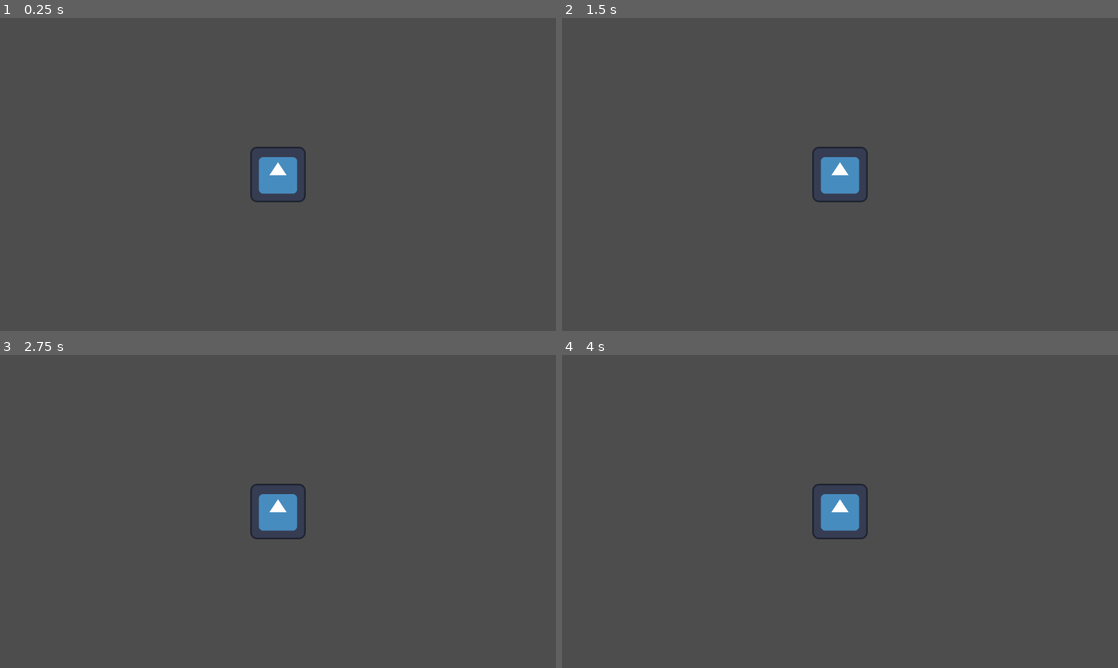
Above: before the commit, frames 1-4 (two rows, left to right).
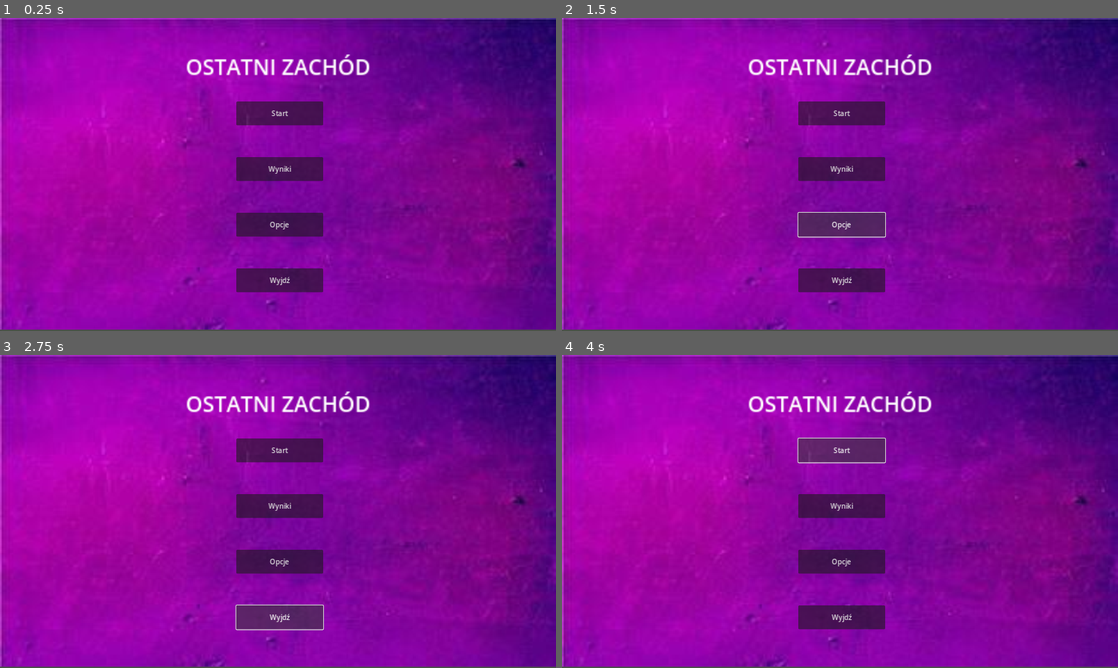
Above: after the commit, the same moments.

Repository: Piqulsky/hackathon
Game: Godot game, scene res://start_scene.tscn
The game is run twice, just before and just after one commit, with the same random seed, the same clock (stepped at 60 frames per second) and the same inputs. The engine's default icon, where the game draws it, is replaced by a stand-in: a white triangle on a blue panel in a dark square.
Inputs (mouse positions are in pixels of both pictures, inside the frame that each line leads up to):
- Up to frame 1 (0.25 s): no input
- Up to frame 2 (1.5 s): click (840, 168) at 0.5 s, where only the run after the commit has a clickable "Wyniki"; click (840, 224) at 1.25 s, where only the run after the commit has a clickable "Opcje"
- Up to frame 3 (2.75 s): click (278, 617) at 2 s, where only the run after the commit has a clickable "Wyjdź"
- Up to frame 4 (4 s): click (840, 448) at 2.75 s, where only the run after the commit has a clickable "Start"; click (840, 448) at 3.5 s, where only the run after the commit has a clickable "Start"

The runs differ from the first frame. In frame 1, 100% of the frame differs, in the area x 0-100%, y 0-100%; in frame 2, 100%; in frame 3, 100%; in frame 4, 100%.

Commit message:
Starting screen + basic controls merged

Diff:
--- a/project.godot
+++ b/project.godot
@@ -12,7 +12,7 @@
 
 config/name="Hackathon"
 run/main_scene="res://start_scene.tscn"
-config/features=PackedStringArray("4.1", "Forward Plus")
+config/features=PackedStringArray("4.2", "Forward Plus")
 config/icon="res://icon.svg"
 
 [display]
--- a/start_scene.tscn
+++ b/start_scene.tscn
@@ -1,9 +1,54 @@
-[gd_scene load_steps=2 format=3 uid="uid://dekyhx6dt2vf"]
+[gd_scene load_steps=3 format=3 uid="uid://dekyhx6dt2vf"]
 
-[ext_resource type="Texture2D" uid="uid://bfag0kfclhf06" path="res://icon.svg" id="1_rxvb4"]
+[ext_resource type="Texture2D" uid="uid://sdqqjh6khuvu" path="res://temp.jpg" id="1_guc3o"]
+
+[sub_resource type="LabelSettings" id="LabelSettings_den0i"]
+font_size = 30
 
 [node name="StartScene" type="Node2D"]
 
-[node name="Icon" type="Sprite2D" parent="."]
-position = Vector2(640, 360)
-texture = ExtResource("1_rxvb4")
+[node name="StartingScreen" type="Node2D" parent="."]
+
+[node name="BackgroundStartingScreen" type="Sprite2D" parent="StartingScreen"]
+position = Vector2(640, 358.5)
+scale = Vector2(3.83234, 3.585)
+texture = ExtResource("1_guc3o")
+
+[node name="TitleStartingScreen" type="Label" parent="StartingScreen"]
+offset_top = 64.0
+offset_right = 779.0
+offset_bottom = 122.0
+scale = Vector2(1.64458, 1.66507)
+text = "Ostatni Zachód"
+label_settings = SubResource("LabelSettings_den0i")
+horizontal_alignment = 1
+vertical_alignment = 1
+uppercase = true
+
+[node name="StartGameButton" type="Button" parent="StartingScreen"]
+offset_left = 544.0
+offset_top = 192.0
+offset_right = 744.0
+offset_bottom = 247.0
+text = "Start"
+
+[node name="ScoreButton" type="Button" parent="StartingScreen"]
+offset_left = 544.0
+offset_top = 320.0
+offset_right = 744.0
+offset_bottom = 375.0
+text = "Wyniki"
+
+[node name="OptionButton" type="Button" parent="StartingScreen"]
+offset_left = 544.0
+offset_top = 448.0
+offset_right = 744.0
+offset_bottom = 503.0
+text = "Opcje"
+
+[node name="ExitButton" type="Button" parent="StartingScreen"]
+offset_left = 544.0
+offset_top = 576.0
+offset_right = 744.0
+offset_bottom = 631.0
+text = "Wyjdź"
Binary file added: temp.jpg
Not shown, added: temp.jpg.import
